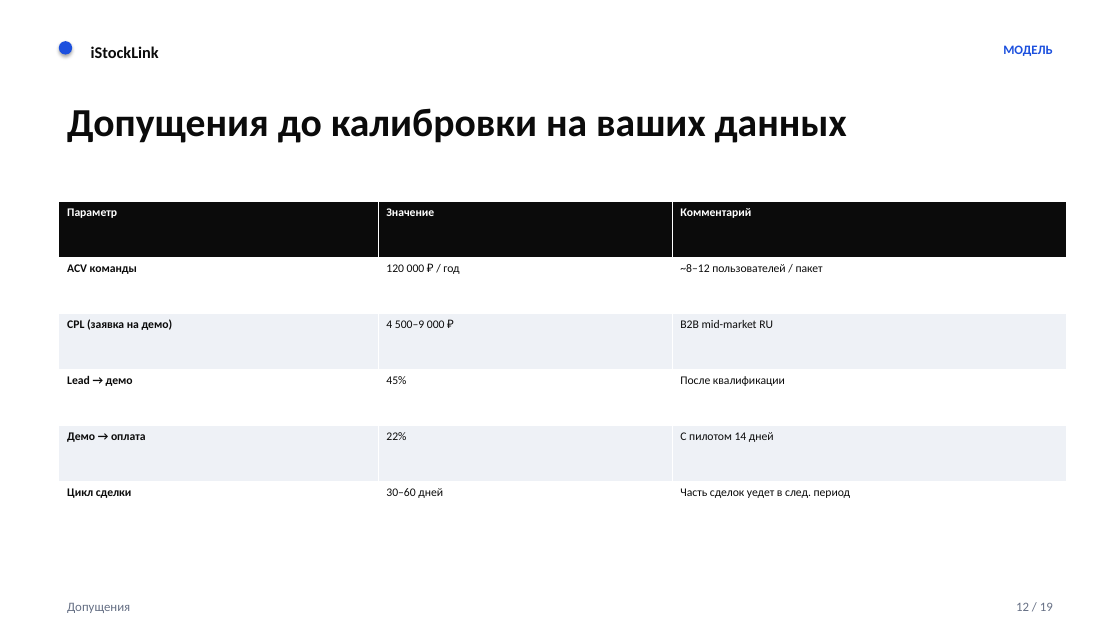
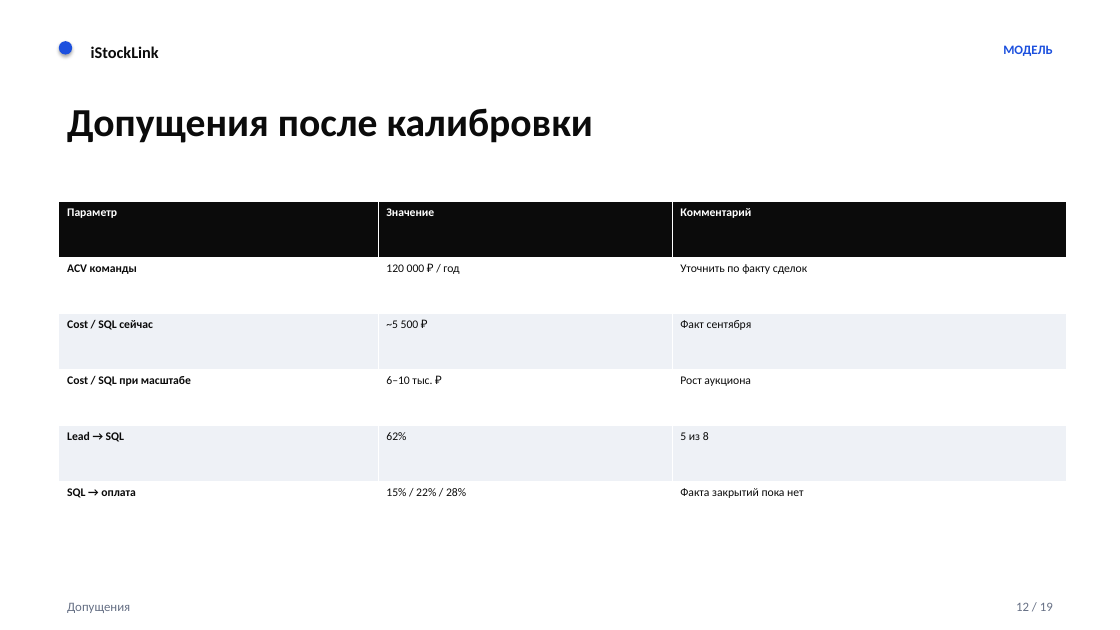
Before and after one commit to kolomoets-netizen/Link, a slide deck: slide 12 of content/business/istocklink-crm-srm-gtm.pptx. Drawn at 1120x630 pixels with LibreOffice and Linux fonts; fonts in the diff are those of the drawing. Boxes give left, top, right and bottom in pixels: in the first picture for what was removed or moved away, otherwise in the second. Text is boxed around its words. In the diff, an @@ line names an element or a change of style, - is before the commit and + after.

```diff
--- a/content/business/istocklink-crm-srm-gtm.pptx
+++ b/content/business/istocklink-crm-srm-gtm.pptx
@@ text at <box>67,108,593,143</box>: text changed @@
-Допущения до калибровки на ваших данных
+Допущения после калибровки
@@ table at <box>59,202,1067,538</box> @@
-row 2, column 3: ~8–12 пользователей / пакет
+row 2, column 3: Уточнить по факту сделок
-row 3: CPL (заявка на демо) | 4 500–9 000 ₽ | B2B mid-market RU
+row 3: Cost / SQL сейчас | ~5 500 ₽ | Факт сентября
-row 4: Lead → демо | 45% | После квалификации
+row 4: Cost / SQL при масштабе | 6–10 тыс. ₽ | Рост аукциона
-row 5: Демо → оплата | 22% | С пилотом 14 дней
+row 5: Lead → SQL | 62% | 5 из 8
-row 6: Цикл сделки | 30–60 дней | Часть сделок уедет в след. период
+row 6: SQL → оплата | 15% / 22% / 28% | Факта закрытий пока нет
```
Also in this commit, not shown: 4 other slides changed, 1 slide added, 1 slide removed, 7 other files.
